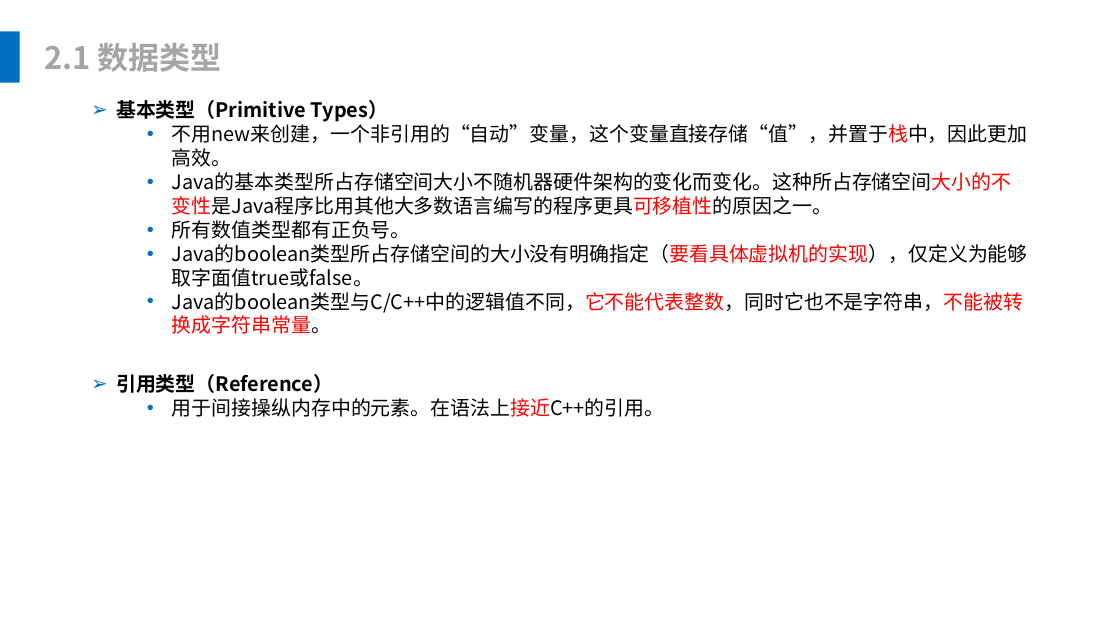
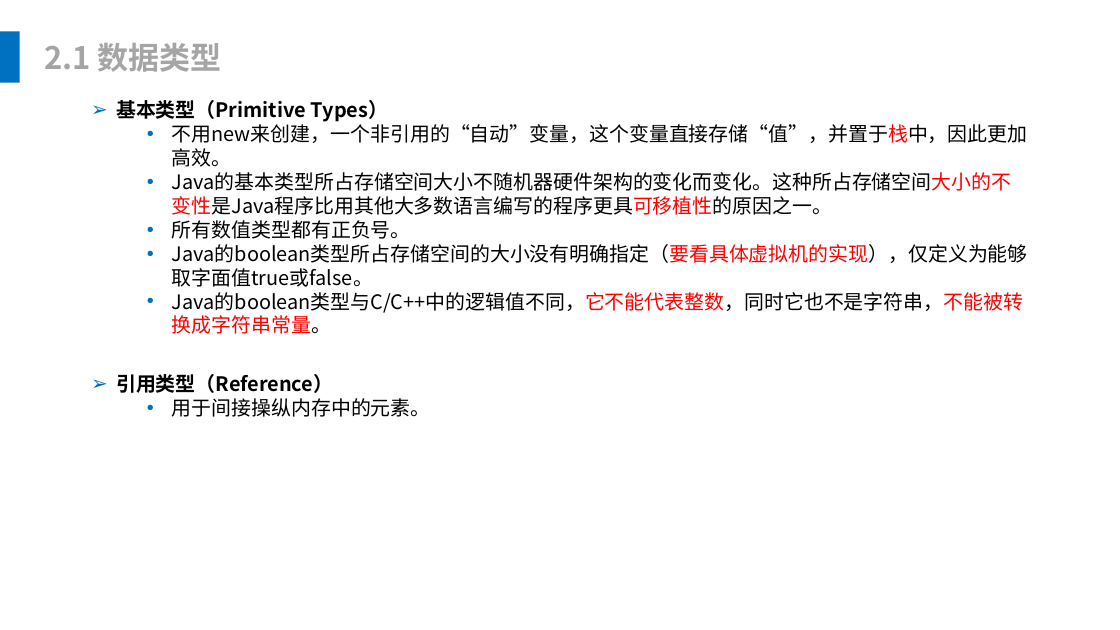
Before and after one commit to leonliu06/JavaTrainning, a slide deck: slide 9 of Java基础培训.pptx. Drawn at 1120x630 pixels with LibreOffice and Linux fonts; fonts in the diff are those of the drawing. Boxes give left, top, right and bottom in pixels: in the first picture for what was removed or moved away, otherwise in the second. Text is boxed around its words. In the diff, an @@ line names an element or a change of style, - is before the commit and + after.

```diff
--- a/Java基础培训.pptx
+++ b/Java基础培训.pptx
@@ text at (172,398,431,417): text changed @@
-  • 用于间接操纵内存中的元素。在语法上接近C++的引用。
+  • 用于间接操纵内存中的元素。
```
Also in this commit, not shown: 2 other slides changed, 1 other file.
